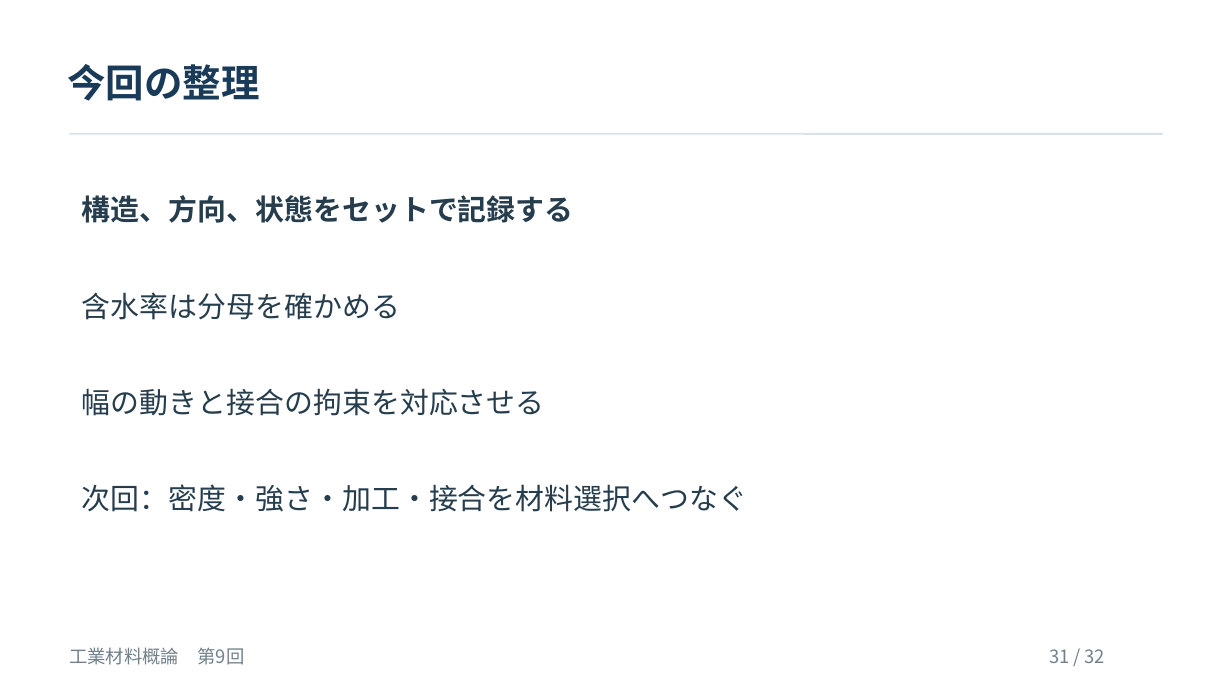
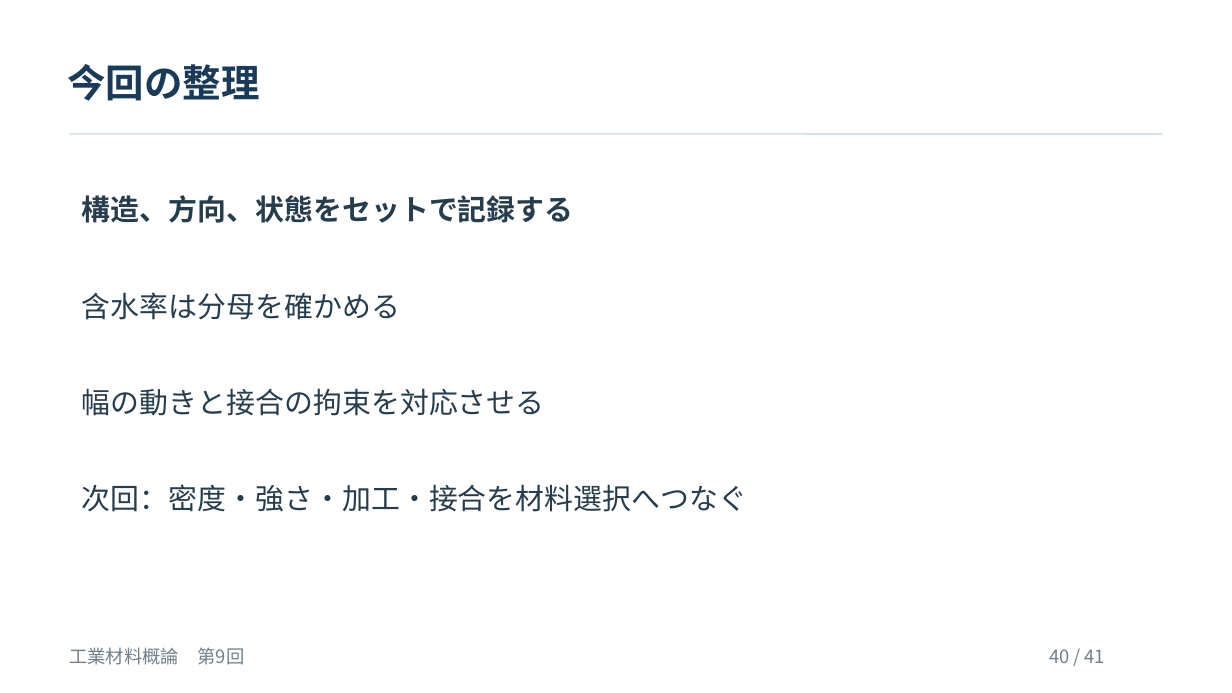
Before and after one commit to zooc-14calbp/industrial-materials-course, a slide deck: slide 40 of 学生用/第09回/09_授業スライド.pptx (slide 31 before the commit). Drawn at 1232x693 pixels with LibreOffice and Linux fonts; fonts in the diff are those of the drawing. Boxes give left, top, right and bottom in pixels: in the first picture for what was removed or moved away, otherwise in the second. Text is boxed around its words. In the diff, an @@ line names an element or a change of style, - is before the commit and + after.

```diff
--- a/学生用/第09回/09_授業スライド.pptx
+++ b/学生用/第09回/09_授業スライド.pptx
@@ text at bbox=[1049, 649, 1105, 663]: text changed @@
-31 / 32
+40 / 41
```
Also in this commit, not shown: 29 other slides changed, 10 slides added, 1 slide removed, 5 other files.
